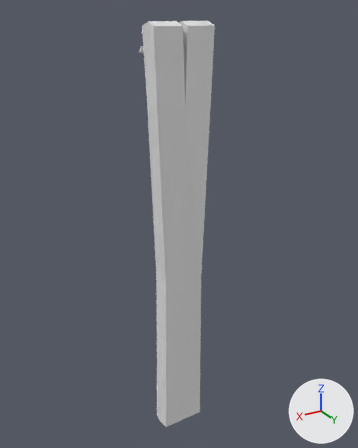
Renders of the Blender file UnholySource/Assets/Models/_blendbase/base_modeling_with_char_ref.blend from each side of a commit.
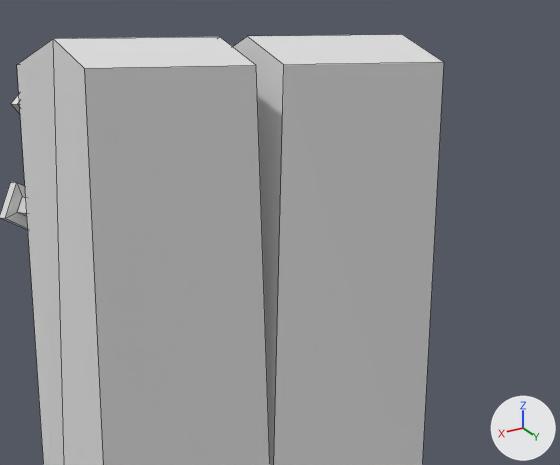
Each version appears first whole from a 50 mm lens placed at (0.356, 0.596, 0.581), pointed at (-0.008, -0.011, 0.278), and next in a close-up on the part from 39% to 66% of the width and 3% to 21% of the height. Arrows for +X, +Y and +Z are at lower right; the lights stay in place. The close-ups show mesh edges as thin lines. The same objects are shown in both versions, whatever each file hides. Materials are left out; every surface is plain grey.

In view in the first close-up: 'wood_mesh'.
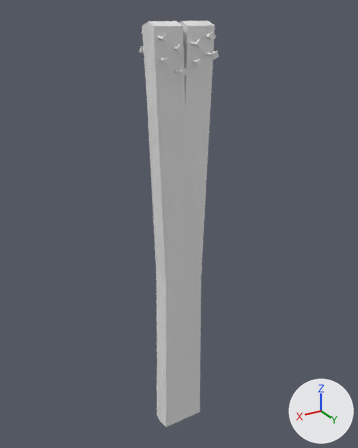
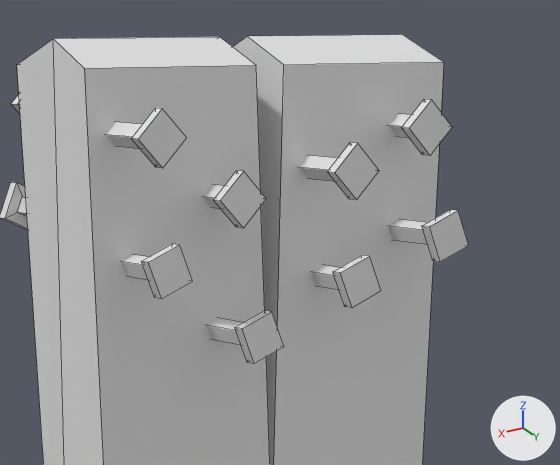
Where the change shows, as pixel boxes [x1, y1, x2, y2] in the close-ups (560 x 465 px):
'wood_mesh', reshaped: before [0, 34, 444, 465]; after [0, 34, 469, 465]
part 1 of me_plane, added: after [106, 108, 187, 168]
part 2 of me_plane, added: after [203, 171, 266, 228]
part 3 of me_plane, added: after [122, 244, 192, 299]
part 4 of me_plane, added: after [206, 310, 284, 364]
part 5 of me_plane, added: after [299, 143, 379, 200]
part 6 of me_plane, added: after [389, 99, 452, 155]
part 7 of me_plane, added: after [311, 255, 381, 308]
part 8 of me_plane, added: after [388, 210, 469, 262]

Edits to the bpy script that builds the scene:
```text
Change me_plane:
    where me_plane.from_pydata(...)  # 197 vertices, 170 faces; spans x -0.046..0.046, y -0.031..0.019, z -0.09..0.569
    used by ob_wood_mesh; location = (0.0, 0.0, 0.0)
    me_plane part 1: the loose piece of 20 vertices spanning x 0.031..0.043, y -0.024..0.013, z 0.55..0.561 is copied, and the copy is turned 180 degrees about the z axis through its middle, then moved by (0.002, 0.025, -0.005); it spans x 0.033..0.044, y 0.001..0.037, z 0.545..0.557
    me_plane part 2: the loose piece of 20 vertices spanning x 0.007..0.019, y -0.031..0.005, z 0.542..0.553 is copied, and the copy is turned -180 degrees about the z axis through its middle, then moved by (0.002, 0.025, -0.01); it spans x 0.009..0.02, y -0.006..0.03, z 0.532..0.543
    me_plane part 3: the loose piece of 20 vertices spanning x 0.011..0.021, y -0.028..0.008, z 0.519..0.53 is copied, and the copy is turned 180 degrees about the z axis through its middle, then moved by (0.019, 0.026, 0.0); it spans x 0.03..0.041, y -0.002..0.035, z 0.519..0.529
    me_plane part 4: the loose piece of 20 vertices spanning x -0.017..-0.006, y -0.031..0.005, z 0.509..0.52 is copied, and the copy is turned -180 degrees about the z axis through its middle, then moved by (0.026, 0.033, -0.005); it spans x 0.009..0.02, y 0.002..0.038, z 0.504..0.515
    me_plane part 5: the loose piece of 20 vertices spanning x -0.017..-0.006, y -0.024..0.013, z 0.536..0.548 is copied, and the copy is turned -180 degrees about the z axis through its middle, then moved by (0.002, 0.025, 0.001); it spans x -0.016..-0.004, y 0.001..0.037, z 0.537..0.549
    me_plane part 6: the loose piece of 20 vertices spanning x -0.041..-0.03, y -0.031..0.005, z 0.55..0.561 is copied, and the copy is turned -180 degrees about the z axis through its middle, then moved by (0.002, 0.025, -0.005); it spans x -0.039..-0.028, y -0.006..0.03, z 0.545..0.557
    me_plane part 7: the loose piece of 20 vertices spanning x -0.038..-0.027, y -0.028..0.008, z 0.523..0.534 is copied, and the copy is turned -180 degrees about the z axis through its middle, then moved by (0.019, 0.026, -0.009); it spans x -0.018..-0.008, y -0.002..0.035, z 0.514..0.525
    me_plane part 8: the loose piece of 20 vertices spanning x -0.017..-0.006, y -0.031..0.005, z 0.509..0.52 is copied, and the copy is turned -180 degrees about the z axis through its middle, then moved by (-0.023, 0.033, 0.014); it spans x -0.039..-0.029, y 0.002..0.038, z 0.523..0.534
```
